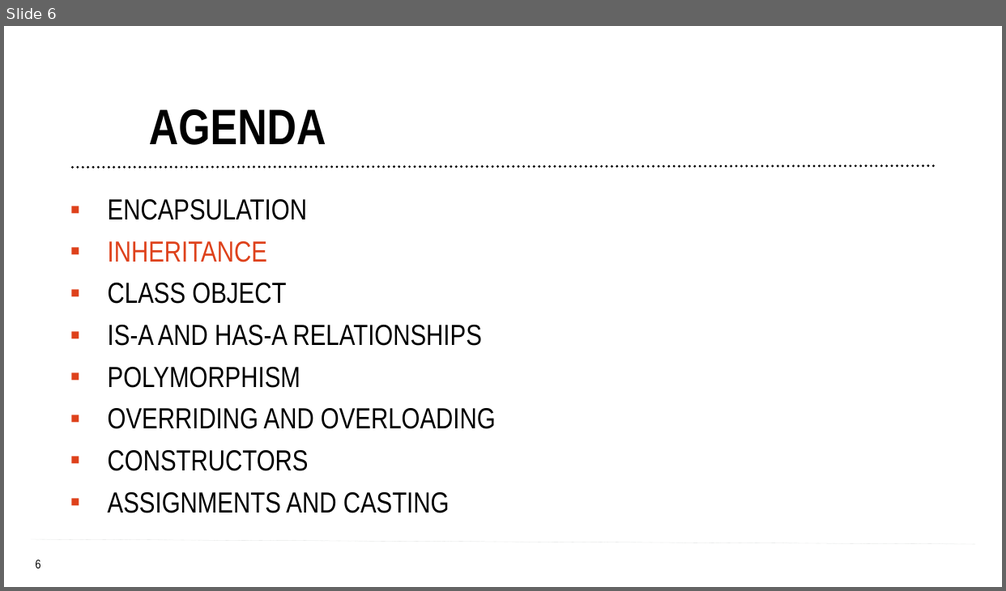
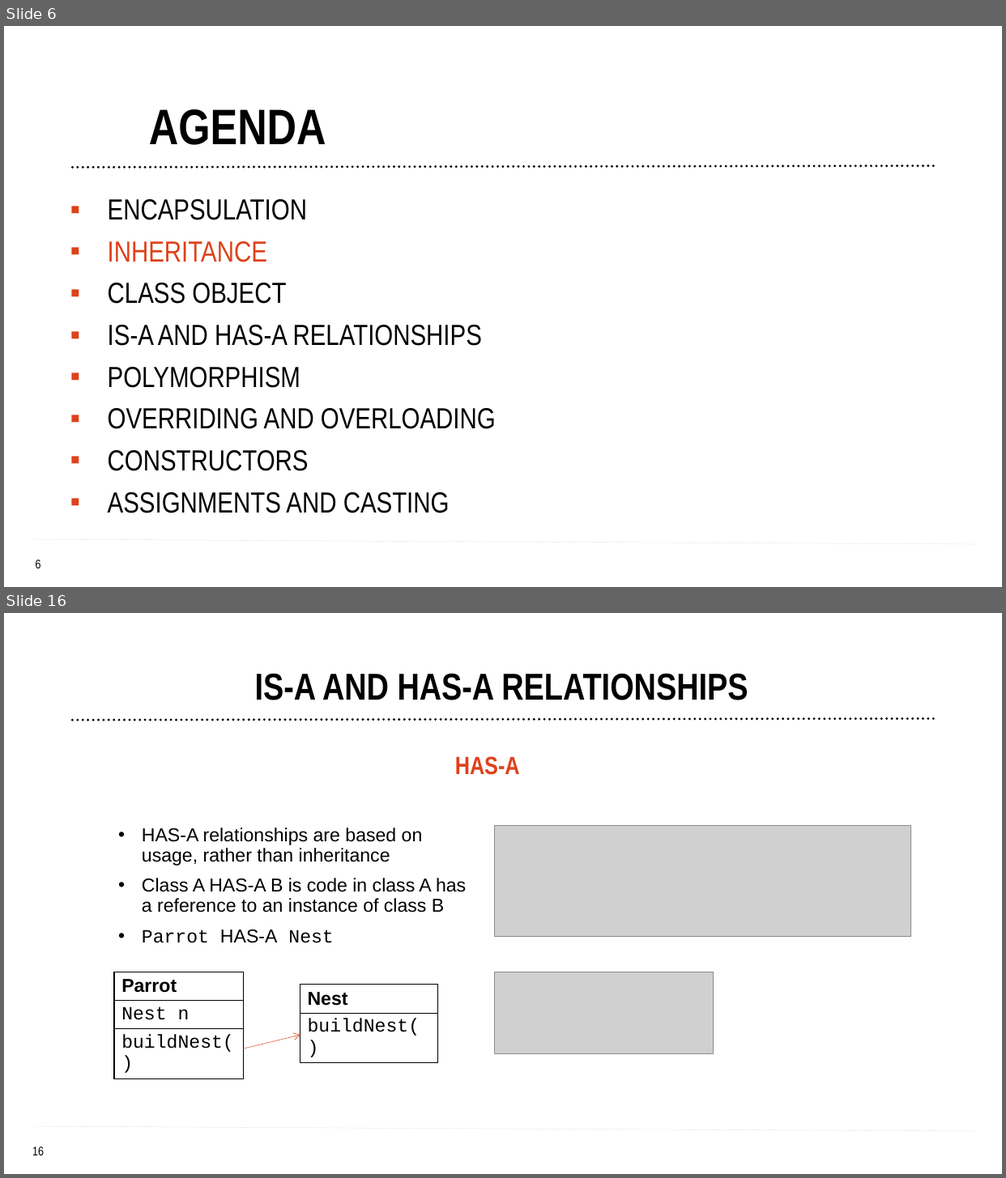
Before and after one commit to tamaradobrin/OOP2, a slide deck: OOP PART 2.pptx. Shown one above the other, each under a label of ours: slide 6 before the commit, slides 6 and 16 after it; the slides between them are not shown. The pictures are 1006x591 and 1006x1178 pixels, drawn with LibreOffice and Linux fonts; fonts in the diff are those of the drawing; grey boxes stand for pictures; background and template pictures are left out. Boxes give left, top, right and bottom in pixels: in the first picture for what was removed or moved away, otherwise in the second. Text is boxed around its words. In the diff, an @@ line names an element or a change of style, - is before the commit and + after.

```diff
--- a/OOP PART 2.pptx
+++ b/OOP PART 2.pptx
@@ slide 16 added at box(4, 613, 1002, 1174), background #FFFFFF; not listed: 2 template elements that a slide beside it also shows @@
@@ title added at box(255, 673, 748, 700), 36 pt, text #000000, bold @@
+IS-A AND HAS-A RELATIONSHIPS
@@ line added from (934, 718) to (70, 720), #000000 2.5 pt dashed @@
@@ text added at box(455, 756, 520, 775), 24 pt, text #DF411C, bold @@
+HAS-A
@@ text added at box(142, 828, 466, 943), 18 pt, text #000000 @@
+• HAS-A relationships are based on usage, rather than inheritance
+• Class A HAS-A B is code in class A has a reference to an instance of class B
+• Parrot HAS-A Nest
@@ picture added at box(494, 825, 910, 937) @@
@@ page number added at box(492, 884, 515, 906), 20 pt, text #FFFFFF @@
+16
@@ table added at box(114, 973, 243, 1068), 3 rows, 1 columns @@
+Parrot
+Nest n
+buildNest()
@@ picture added at box(494, 973, 714, 1054) @@
@@ table added at box(300, 985, 437, 1052), 2 rows, 1 columns @@
+Nest
+buildNest()
@@ arrow added from (243, 1049) to (300, 1035), #DF411C 0.5 pt dashed @@
```
Also in this commit, not shown: 2 slides changed, 22 other slides added, 17 other files.
